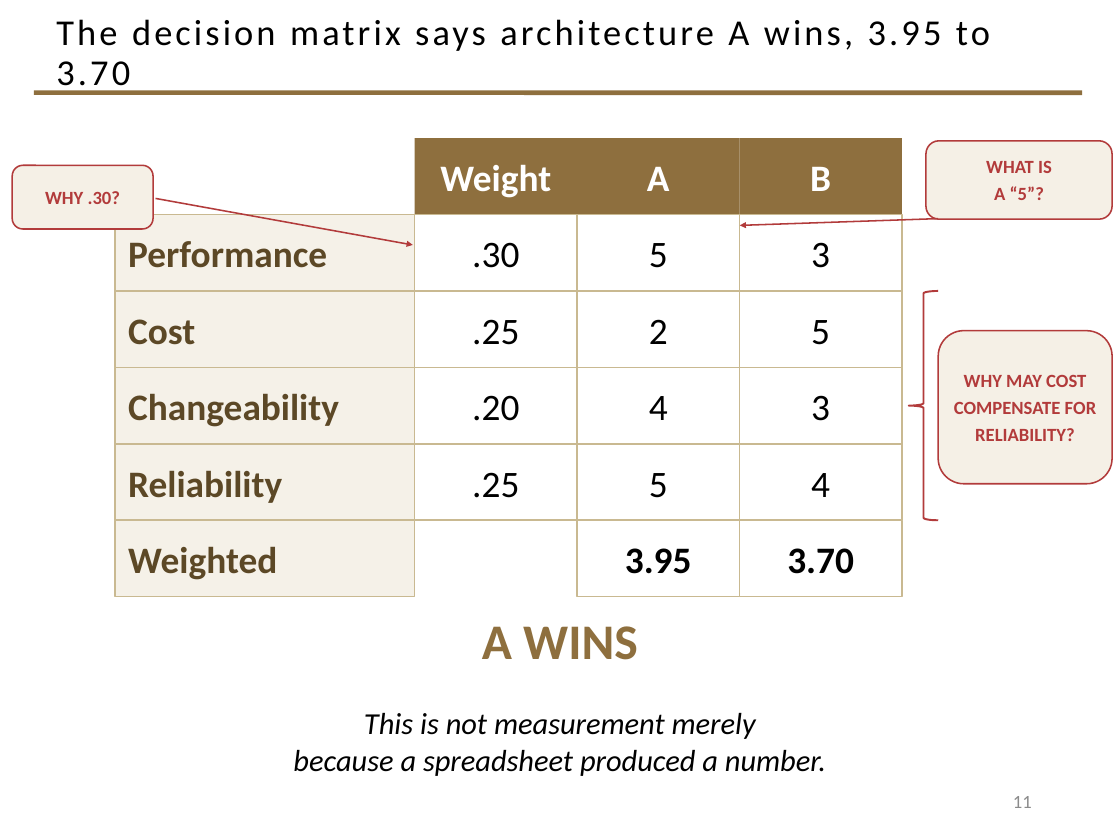
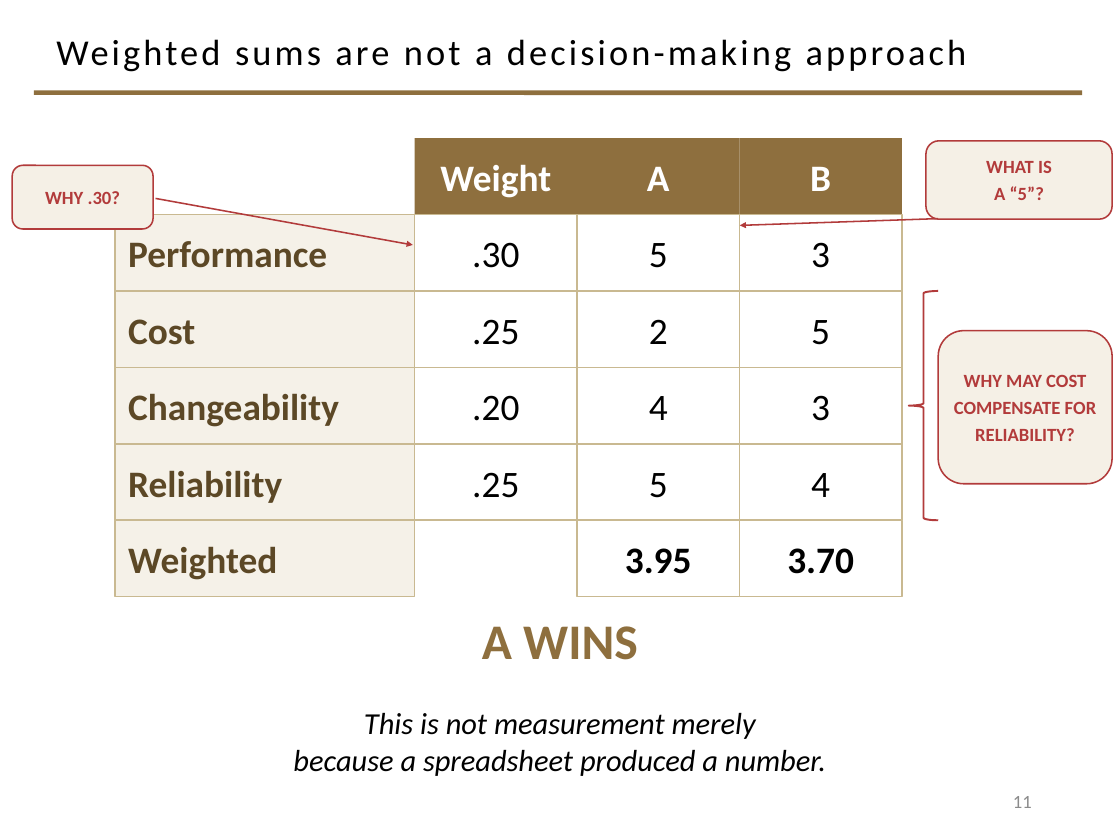
Before and after one commit to davisjam/model-based-agentic-software-engineering, a slide deck: slide 11 of course/lectures/act-1-foundations/06-architecture/1-6-Architecture.pptx. Drawn at 1120x840 pixels with LibreOffice and Linux fonts; fonts in the diff are those of the drawing; background and template pictures are left out. Boxes give left, top, right and bottom in pixels: in the first picture for what was removed or moved away, otherwise in the second. Text is boxed around its words. In the diff, an @@ line names an element or a change of style, - is before the commit and + after.

```diff
--- a/course/lectures/act-1-foundations/06-architecture/1-6-Architecture.pptx
+++ b/course/lectures/act-1-foundations/06-architecture/1-6-Architecture.pptx
@@ title at [56, 39, 967, 72]: text changed @@
-The decision matrix says architecture A wins, 3.95 to 3.70
+Weighted sums are not a decision-making approach
```
Also in this commit, not shown: 9 other slides changed, 1 other file.
